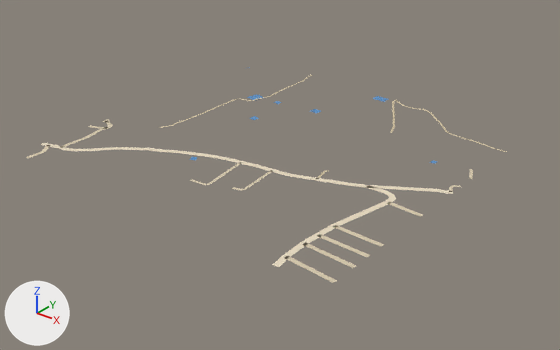
An edit to the glTF model public/assets/bengaluru-region-v1/tiles/t43_12-l0.glb, drawn before and after from the same camera.
Both versions are drawn from a 50 mm lens placed at (22351.0, 5490.0, 420.0), pointed at (21758.0, 6231.0, -40.0). Every picture has the same lights, and +X, +Y and +Z are marked at lower left. The first picture is the older version.

Objects in the first picture: 'ground' and 1 more.
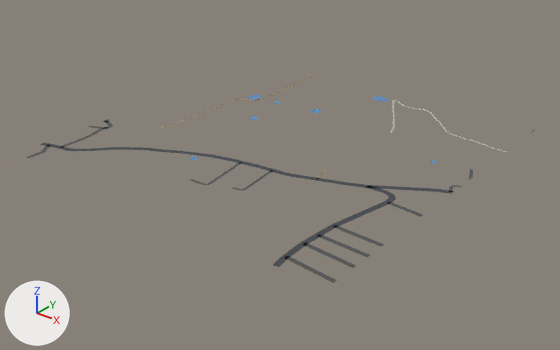
Patch to the scene script:
```diff
--- a/public/assets/bengaluru-region-v1/tiles/t43_12-l0.glb.py
+++ b/public/assets/bengaluru-region-v1/tiles/t43_12-l0.glb.py
@@ me_ground @@
 # used by ob_ground; location = (21500.0, 6000.0, 0.0)
 # verts and faces of me_ground; kept vertices keep their numbers, new ones are numbered from 314
 # before: 2 (27.0, 26.0, 1.0) at pixel (45, 152), 3 (21.0, 24.0, 1.0) at pixel (41, 151), 4 (27.0, 0.0, 1.0) at pixel (28, 158), 5 (21.0, 0.0, 1.0) at pixel (25, 157), 114 (12.0, 39.0, 1.0) at pixel (46, 146)
 # before: 115 (10.0, 47.0, 1.0) at pixel (50, 143), 116 (1.0, 37.0, 1.0) at pixel (40, 144), 117 (-1.0, 44.0, 1.0) at pixel (44, 142)
-me_ground.from_pydata(...)  # 314 vertices, 272 faces; spans x -2.0..502.0, y -1.0..500.0, z 1.0
+me_ground.from_pydata(...)  # 329 vertices, 285 faces; spans x 0.0..500.0, y 0.0..500.0, z 1.0
+# me_ground part 1
+delete_vertices([116])  # with the faces that use them
+delete_faces([(2, 3, 5), (2, 5, 4)])
+verts[117] = (0.0, 36.0, 1.0)  # moved, pixel (39, 144)
+verts[336] = (0.0, 45.0, 1.0)  # pixel (44, 142)
+faces += [(2, 3, 4), (3, 5, 4), (115, 336, 117)]
+# me_ground part 2
+# 15 vertices are removed from x -2.0..502.0, y 1.0..303.0, z 1.0
+# 25 faces are deleted
+# 5 vertices move from x 433.0..501.0, y -1.0..278.0, z 1.0 to x 441.0..500.0, y 0.0..279.0, z 1.0
+# 17 vertices are added at x 0.0..500.0, y 0.0..309.0, z 1.0
+# 8 new vertices lie (0.0, 6.0, 0.0) away from vertices in x 0.0..495.0, y 12.0..181.0, z 1.0
+# 35 new faces join them
+# me_ground part 3: 244 kept faces spanning x 0.0..500.0, y 0.0..500.0, z 1.0 get new vertex colours; the middle colour goes from beige #d7c9ae to dark grey #535556
+# other edits to the shape of me_ground do not show in these pictures
 me_ground.materials.append(mat_ground)
```

Changed parts and their boxes [x1, y1, x2, y2] in the pictures (560 x 350 px; the box of a moved part takes in the faces that stretch with it):
part 1 of me_ground, moved or reshaped: [26, 143, 50, 158] in both
part 2 of me_ground, moved or reshaped: [105, 119, 473, 283] in both
part 3 of me_ground, recoloured: [41, 75, 496, 261] in both
